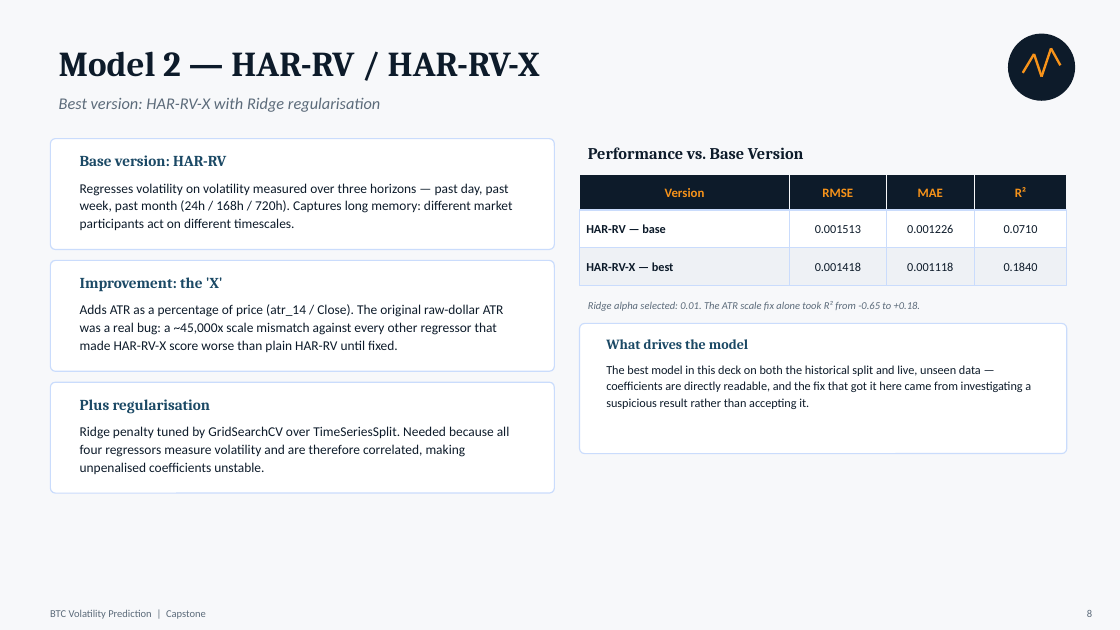
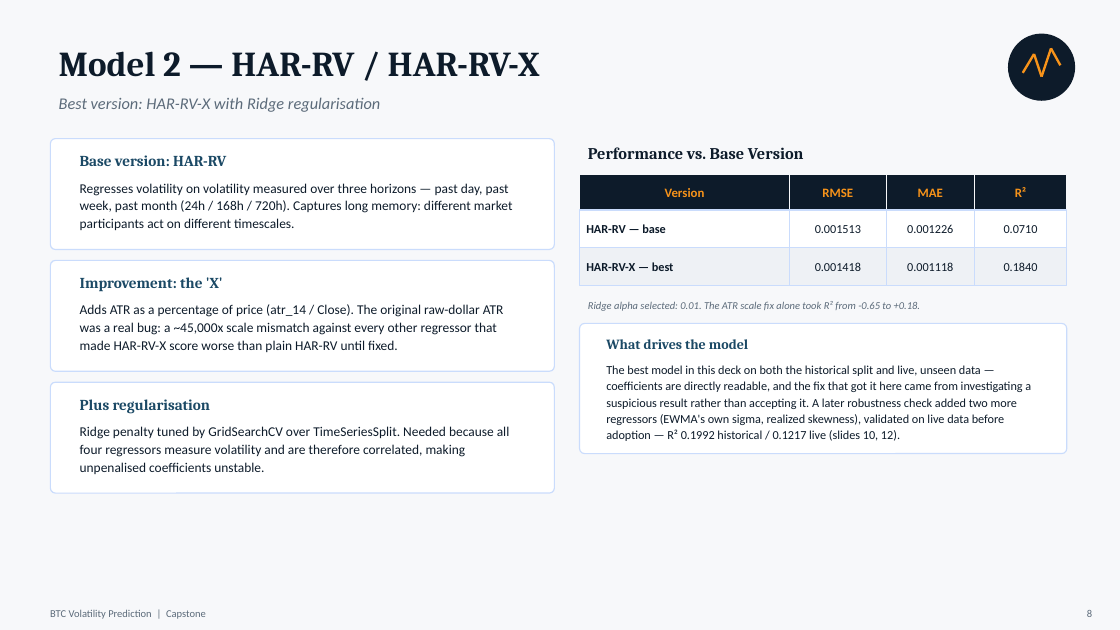
Before and after one commit to mhejairi10/bitcoin-volatility-prediction, a slide deck: slide 8 of presentation/capstone-btc-volatility.pptx. Drawn at 1120x630 pixels with LibreOffice and Linux fonts; fonts in the diff are those of the drawing. Boxes give left, top, right and bottom in pixels: in the first picture for what was removed or moved away, otherwise in the second. Text is boxed around its words. In the diff, an @@ line names an element or a change of style, - is before the commit and + after.

```diff
--- a/presentation/capstone-btc-volatility.pptx
+++ b/presentation/capstone-btc-volatility.pptx
@@ text at bbox=[606, 365, 1031, 441]: text changed @@
-The best model in this deck on both the historical split and live, unseen data — coefficients are directly readable, and the fix that got it here came from investigating a suspicious result rather than accepting it.
+The best model in this deck on both the historical split and live, unseen data — coefficients are directly readable, and the fix that got it here came from investigating a suspicious result rather than accepting it. A later robustness check added two more regressors (EWMA's own sigma, realized skewness), validated on live data before adoption — R² 0.1992 historical / 0.1217 live (slides 10, 12).
```
Also in this commit, not shown: 4 other slides changed, 2 other files.
